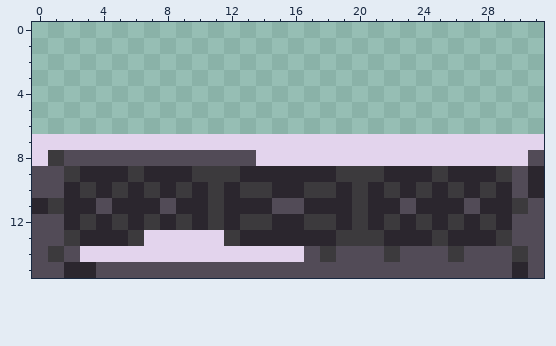
Two states of a pixel-art file, scenes/elevator/elevator.aseprite. Above, as it was before the edit.
32x16 pixels, 1 frame. Colours within 5 levels of each other are drawn and written as one.
And afterwards:
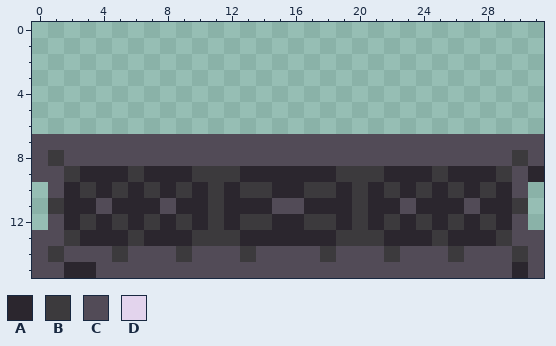
Palette (. is transparent): A #2b262e  B #3c3a3d  C #524b57  D #e3d4ed
Change:
{"change": "layer \"Layer 2\" now hidden"}
{"y":7,"x":0,"old":"DDDDDDDDDDDDDDDDDDDDDDDDDDDDDDDD","new":"CCCCCCCCCCCCCCCCCCCCCCCCCCCCCCCC"}
{"y":8,"x":0,"old":"D","new":"C"}
{"y":8,"x":14,"old":"DDDDDDDDDDDDDDDDD","new":"CCCCCCCCCCCCCCCCB"}
{"y":10,"x":0,"old":"C","new":"."}
{"y":10,"x":31,"old":"A","new":"."}
{"y":11,"x":0,"old":"A","new":"."}
{"y":11,"x":31,"old":"C","new":"."}
{"y":12,"x":0,"old":"C","new":"."}
{"y":12,"x":31,"old":"C","new":"."}
{"y":13,"x":7,"old":"DDDDD","new":"AAABB"}
{"y":14,"x":3,"old":"DDDDDDDDDDDDDD","new":"CCBCCCBCCCBCCC"}
{"label":"changed","picture_box":[32,134,544,262]}
